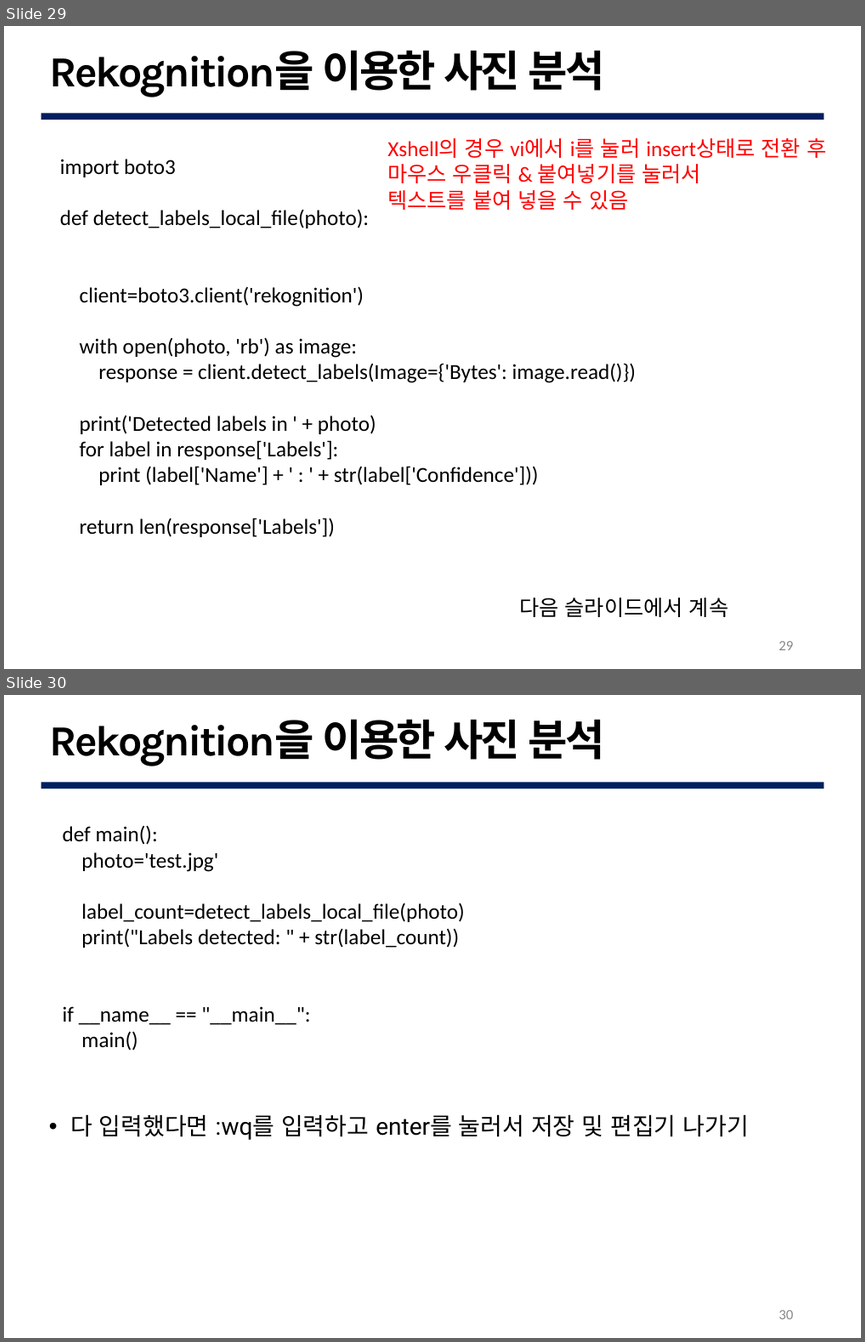
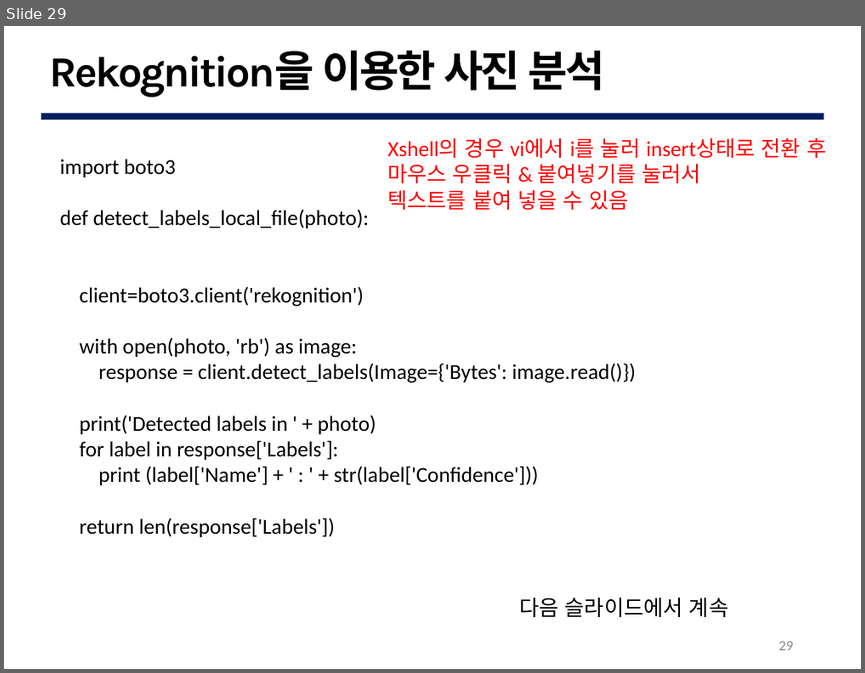
Before and after one commit to G0DCH/AWS_Rekognition_Slide, a slide deck: ppt/AWS Rekognition Slide.pptx. Shown one above the other, each under a label of ours: slides 29 and 30 before the commit, slide 29 after it. The pictures are 865x1342 and 865x673 pixels, drawn with LibreOffice and Linux fonts; fonts in the diff are those of the drawing; background and template pictures are left out. Boxes give left, top, right and bottom in pixels: in the first picture for what was removed or moved away, otherwise in the second. Text is boxed around its words. In the diff, an @@ line names an element or a change of style, - is before the commit and + after.

```diff
--- a/ppt/AWS Rekognition Slide.pptx
+++ b/ppt/AWS Rekognition Slide.pptx
@@ slide 30 removed at (4,695,861,1338), background #FFFFFF; not listed: 1 template element that a slide beside it also shows @@
@@ text removed at (50,719,604,766) @@
-Rekognition을 이용한 사진 분석
@@ text removed at (63,825,464,1050) @@
-def main():
-photo='test.jpg'
-label_count=detect_labels_local_file(photo)
-print("Labels detected: " + str(label_count))
-if __name__ == "__main__":
-main()
@@ text removed at (70,1114,748,1140) @@
-• 다 입력했다면 :wq를 입력하고 enter를 눌러서 저장 및 편집기 나가기
@@ page number removed at (778,1310,793,1319) @@
-30
```
Also in this commit, not shown: 2 slides changed.
